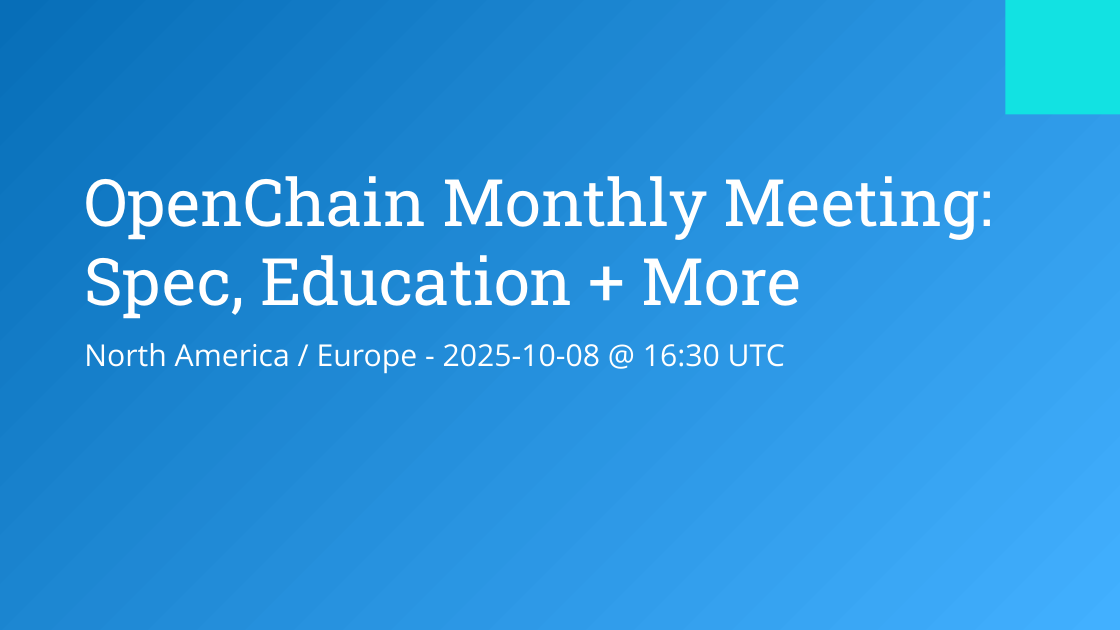
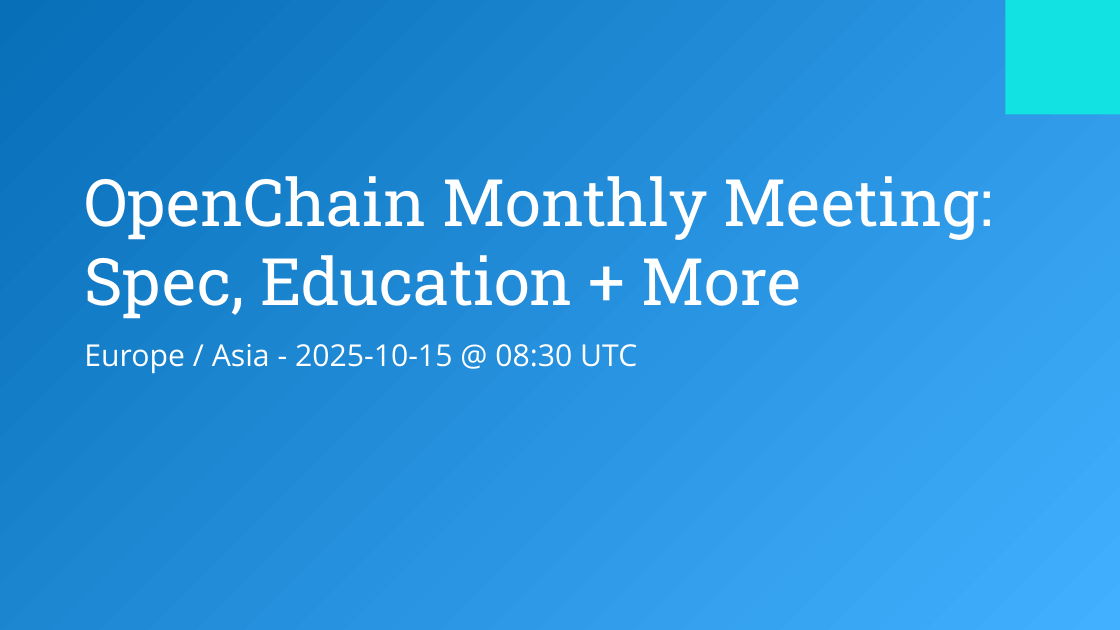
Before and after one commit to OpenChain-Project/Meeting-Slides, a slide deck: slide 1 of 2025/specification-education-monthly/2025-10-Europe-NA.pptx. Drawn at 1120x630 pixels with LibreOffice and Linux fonts; fonts in the diff are those of the drawing; background and template pictures are left out. Boxes give left, top, right and bottom in pixels: in the first picture for what was removed or moved away, otherwise in the second. Text is boxed around its words. In the diff, an @@ line names an element or a change of style, - is before the commit and + after.

```diff
--- a/2025/specification-education-monthly/2025-10-Europe-NA.pptx
+++ b/2025/specification-education-monthly/2025-10-Europe-NA.pptx
@@ subtitle at [84,344,637,374]: text changed @@
-North America / Europe - 2025-10-08 @ 16:30 UTC
+Europe / Asia - 2025-10-15 @ 08:30 UTC
```
Also in this commit, not shown: 6 other slides changed.
